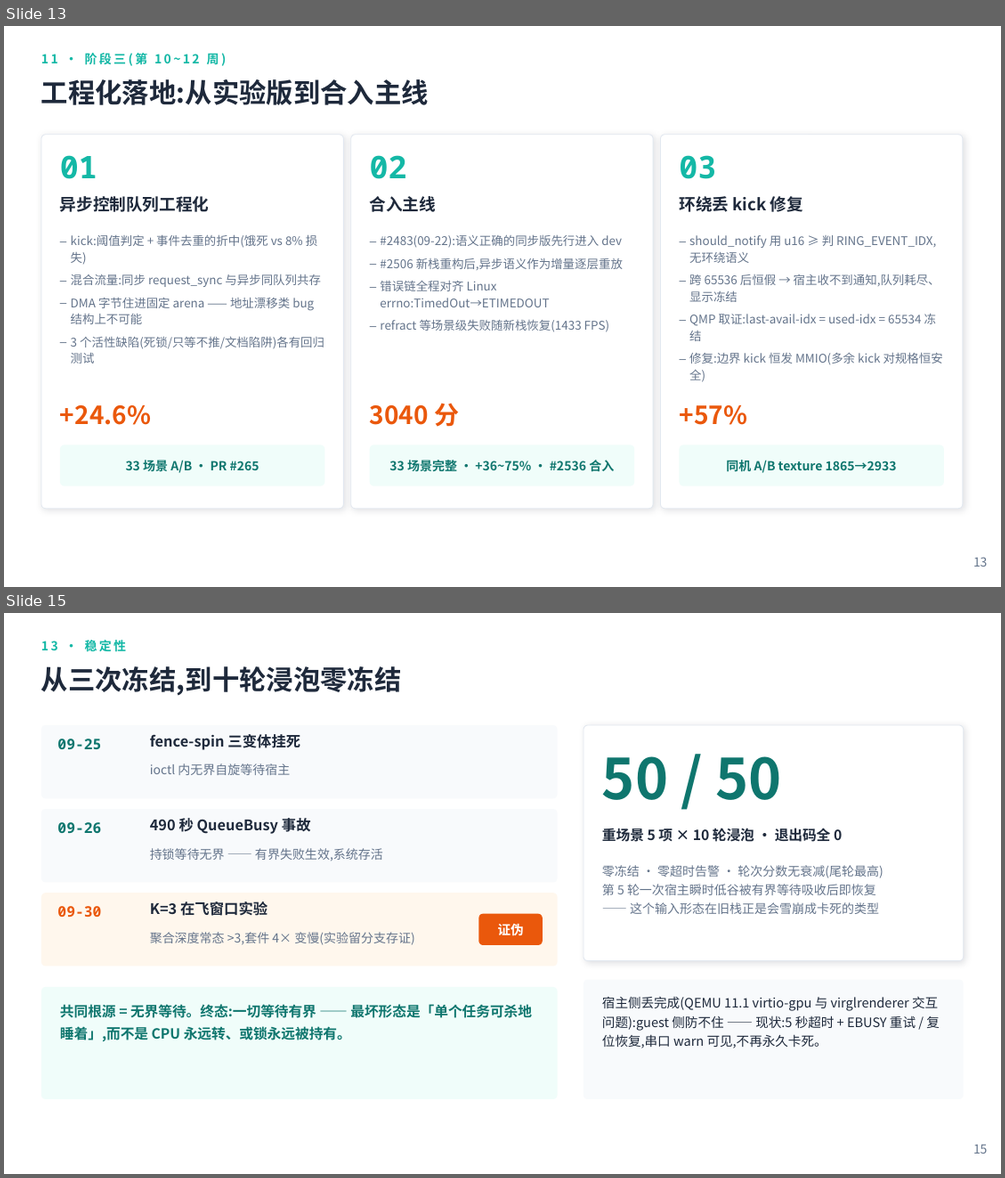
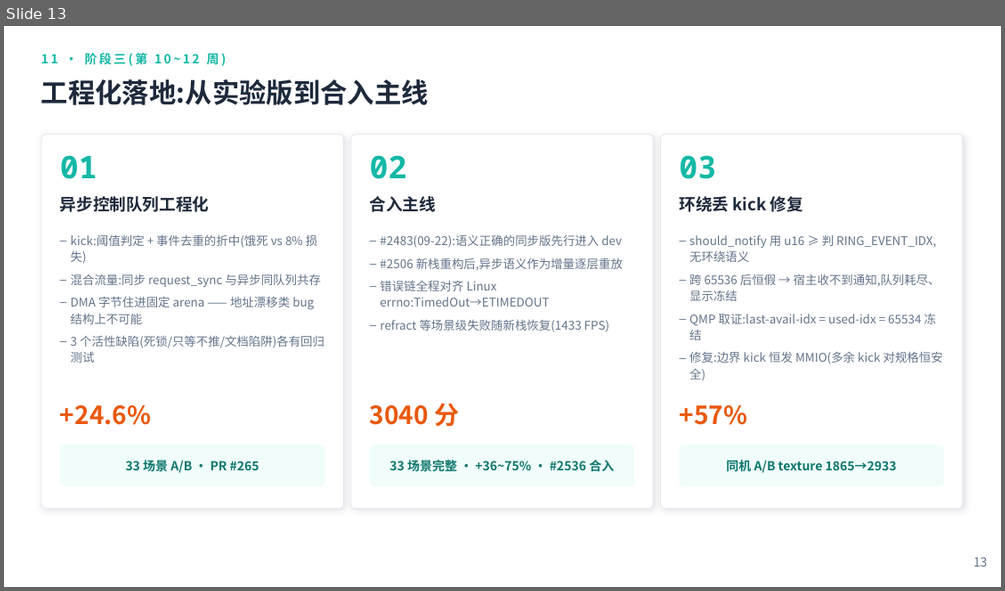
Before and after one commit to zyc107109102/tgoskits, a slide deck: 报告ppt.pptx. Shown one above the other, each under a label of ours: slides 13 and 15 before the commit, slide 13 after it; the slides between them are not shown. The pictures are 1005x1178 and 1005x591 pixels, drawn with LibreOffice and Linux fonts; fonts in the diff are those of the drawing. Boxes give left, top, right and bottom in pixels: in the first picture for what was removed or moved away, otherwise in the second. Text is boxed around its words. In the diff, an @@ line names an element or a change of style, - is before the commit and + after.

```diff
--- a/报告ppt.pptx
+++ b/报告ppt.pptx
@@ slide 15 removed at [4, 613, 1001, 1174], background #FFFFFF @@
@@ text removed at [41, 640, 127, 652] @@
-13 · 稳定性
@@ text removed at [41, 666, 402, 696] @@
-从三次冻结,到十轮浸泡零冻结
@@ rounded rectangle removed at [41, 725, 558, 798] @@
@@ text removed at [57, 738, 101, 749] @@
-09-25
@@ text removed at [150, 734, 300, 750] @@
-fence-spin 三变体挂死
@@ rounded rectangle removed at [583, 725, 963, 961] @@
@@ text removed at [150, 763, 290, 775] @@
-ioctl 内无界自旋等待宿主
@@ text removed at [602, 756, 781, 800] @@
-50 / 50
@@ rounded rectangle removed at [41, 809, 558, 882] @@
@@ text removed at [57, 822, 101, 833] @@
-09-26
@@ text removed at [150, 818, 311, 834] @@
-490 秒 QueueBusy 事故
@@ text removed at [150, 848, 383, 861] @@
-持锁等待无界 —— 有界失败生效,系统存活
@@ text removed at [602, 827, 841, 842] @@
-重场景 5 项 × 10 轮浸泡 · 退出码全 0
@@ text removed at [602, 865, 882, 914] @@
-零冻结 · 零超时告警 · 轮次分数无衰减(尾轮最高)
-第 5 轮一次宿主瞬时低谷被有界等待吸收后即恢复
-—— 这个输入形态在旧栈正是会雪崩成卡死的类型
@@ rounded rectangle removed at [41, 892, 558, 966] @@
@@ text removed at [57, 906, 101, 916] @@
-09-30
@@ text removed at [150, 901, 267, 916] @@
-K=3 在飞窗口实验
@@ text removed at [150, 932, 414, 945] @@
-聚合深度常态 >3,套件 4× 变慢(实验留分支存证)
@@ rounded rectangle removed at [479, 914, 542, 945] @@
@@ text removed at [498, 924, 524, 936] @@
-证伪
@@ rounded rectangle removed at [583, 980, 963, 1099] @@
@@ rounded rectangle removed at [41, 987, 558, 1099] @@
@@ text removed at [60, 1004, 532, 1041] @@
-共同根源 = 无界等待。终态:一切等待有界 —— 最坏形态是「单个任务可杀地睡着」,而不是 CPU 永远转、或锁永远被持有。
@@ text removed at [602, 997, 939, 1048] @@
-宿主侧丢完成(QEMU 11.1 virtio-gpu 与 virglrenderer 交互问题):guest 侧防不住 —— 现状:5 秒超时 + EBUSY 重试 / 复位恢复,串口 warn 可见,不再永久卡死。
@@ text removed at [973, 1144, 987, 1153] @@
-15
```
Also in this commit, not shown: 9 slides changed, 1 slide added, 1 other slide removed, 1 other file.
